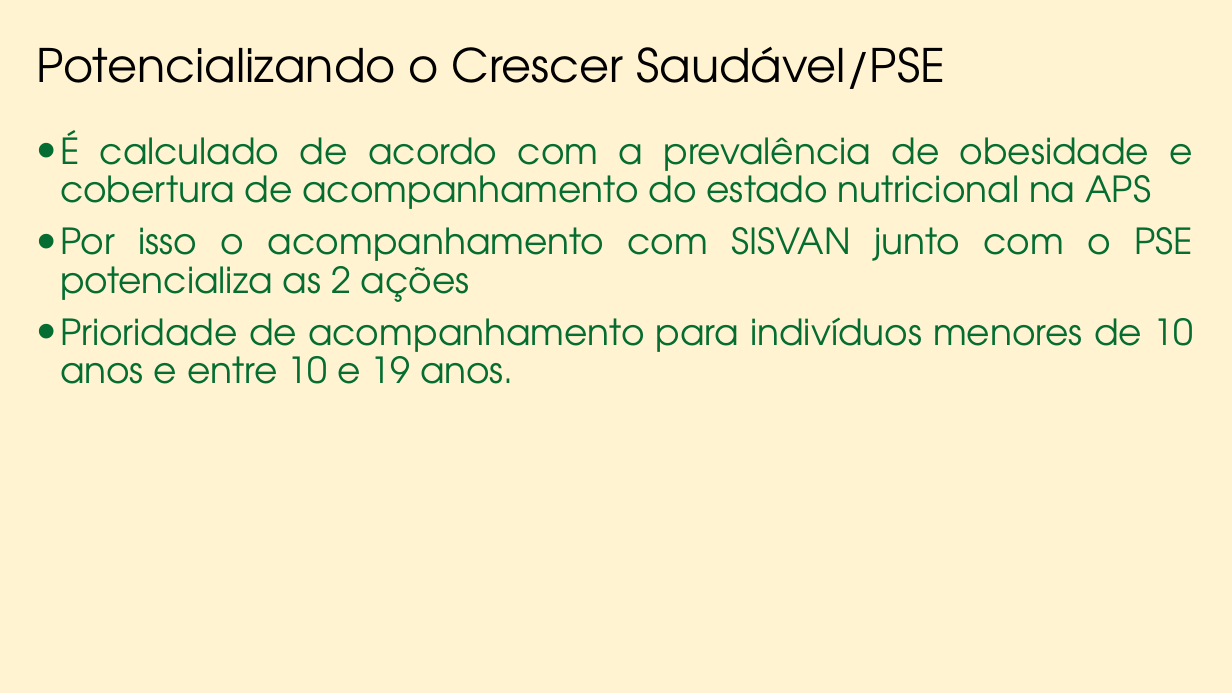
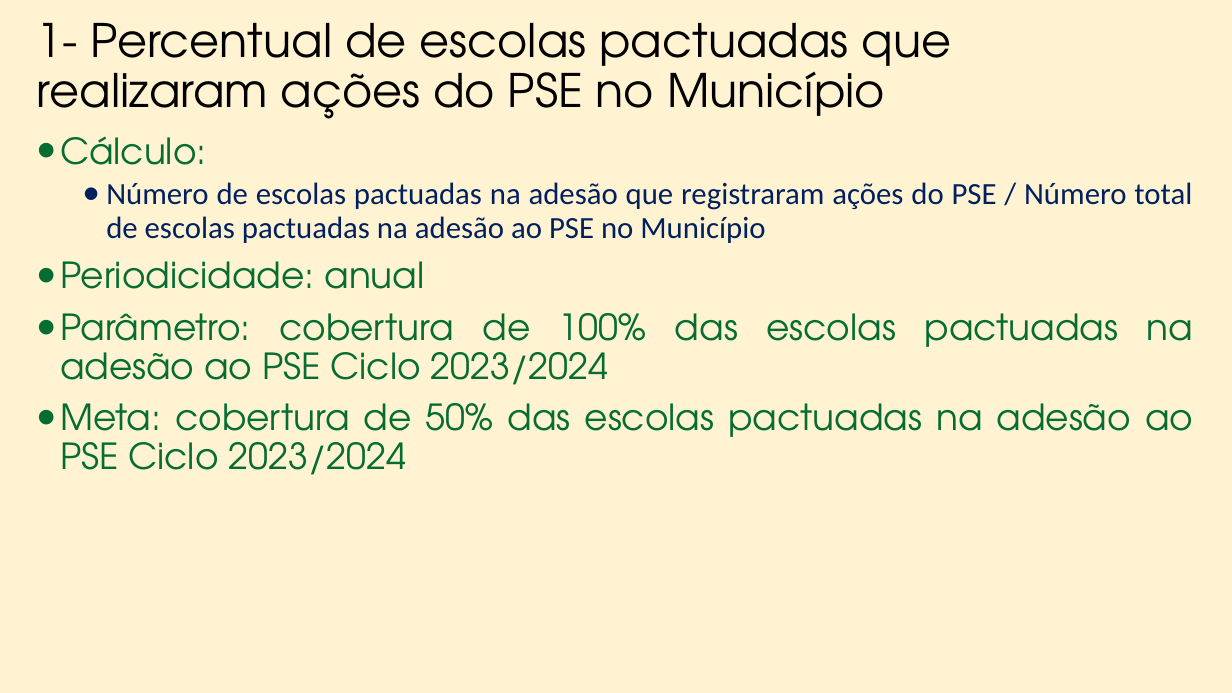
Before and after one commit to marfontenele2/MeusCursos, a slide deck: slide 4 of PSE.pptx (slide 6 before the commit). Drawn at 1232x693 pixels with LibreOffice and Linux fonts; fonts in the diff are those of the drawing; background and template pictures are left out. Boxes give left, top, right and bottom in pixels: in the first picture for what was removed or moved away, otherwise in the second. Text is boxed around its words. In the diff, an @@ line names an element or a change of style, - is before the commit and + after.

```diff
--- a/PSE.pptx
+++ b/PSE.pptx
@@ title at (x1=37, y1=23, x2=952, y2=119): text changed @@
-Potencializando o Crescer Saudável/PSE
+1- Percentual de escolas pactuadas que realizaram ações do PSE no Município
@@ text at (x1=60, y1=136, x2=1193, y2=475): text changed @@
-• É calculado de acordo com a prevalência de obesidade e cobertura de acompanhamento do estado nutricional na APS
-• Por isso o acompanhamento com SISVAN junto com o PSE potencializa as 2 ações
-• Prioridade de acompanhamento para indivíduos menores de 10 anos e entre 10 e 19 anos.
+• Cálculo:
+  • Número de escolas pactuadas na adesão que registraram ações do PSE / Número total de escolas pactuadas na adesão ao PSE no Município
+• Periodicidade: anual
+• Parâmetro: cobertura de 100% das escolas pactuadas na adesão ao PSE Ciclo 2023/2024
+• Meta: cobertura de 50% das escolas pactuadas na adesão ao PSE Ciclo 2023/2024
```
Also in this commit, not shown: 2 other slides changed, 4 slides added, 6 slides removed.
